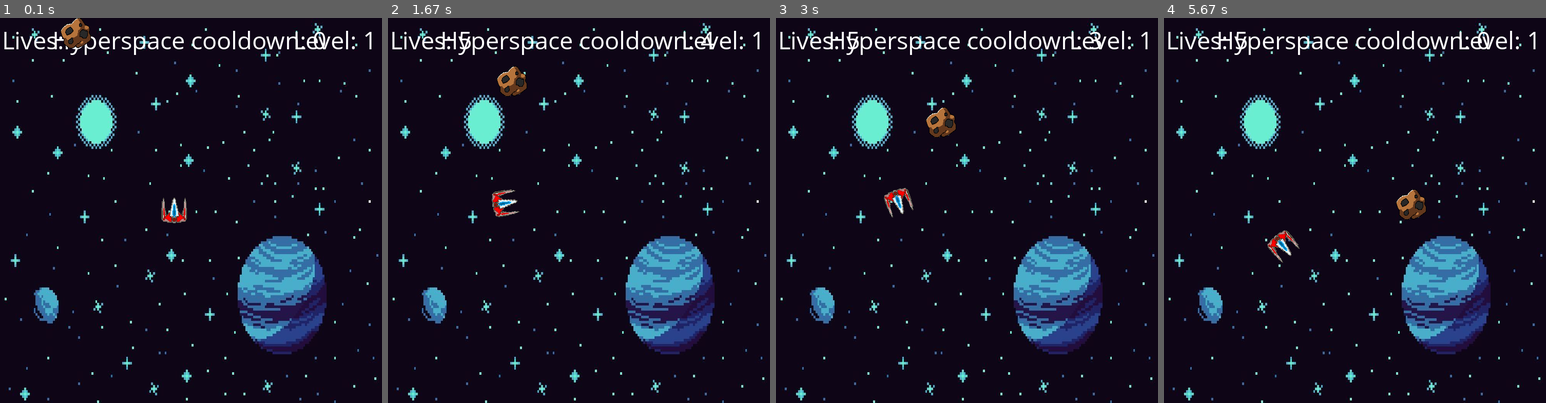
Above: before the commit, frames 1-4 (left to right).
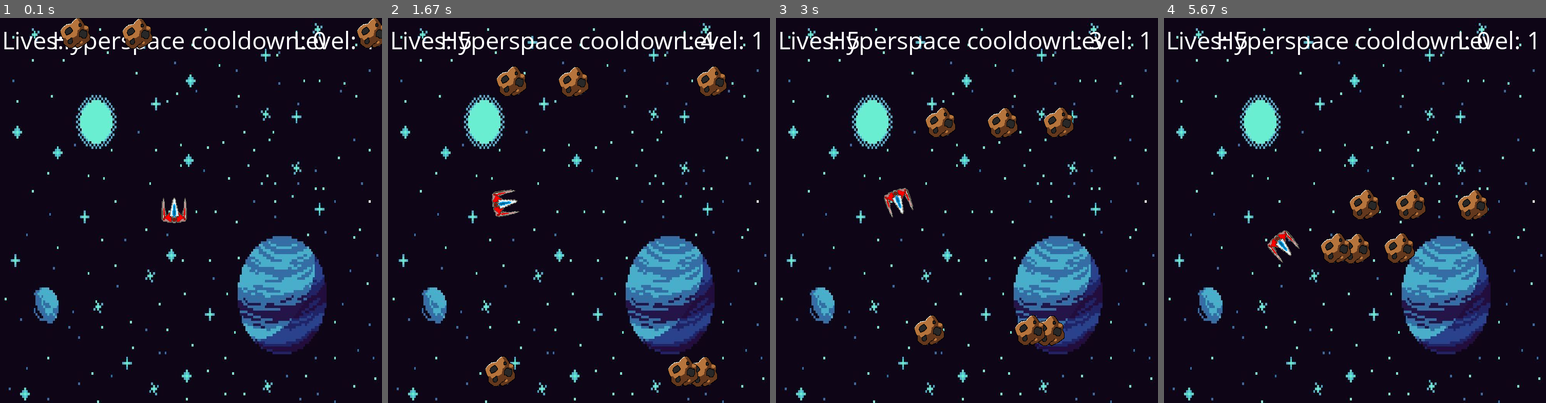
Above: after the commit, the same moments.

Repository: the-bald-lad/Pygame-asteroids
Game: pygame game, started from main.py
The game is run twice, just before and just after one commit, with the same random seed, the same clock (stepped at 60 frames per second) and the same inputs.
Inputs:
- Up to frame 1 (0.1 s): no input
- Up to frame 2 (1.67 s): hold A 0.33-0.87 s; hold A 0.9-1.3 s; tap Space at 0.97, 1.27, 1.4 s; hold W from 1.33 s (still down)
- Up to frame 3 (3 s): release W at 1.7 s; hold D 1.73-2.37 s; tap Space at 1.8, 2.1, 2.47, 2.77, 2.97 s; hold A 2.4-2.87 s; hold D from 2.9 s (still down)
- Up to frame 4 (5.67 s): tap Space at 3.27, 3.47, 3.8, 4.1, 4.3, 4.6, 4.87, 5.17, 5.3 s; release D at 3.37 s; hold W 3.4-3.7 s; hold D 3.73-4.2 s; hold A 4.23-4.77 s; hold A 4.8-5.2 s; hold W 5.23-5.6 s; hold D from 5.63 s (still down)

The runs differ from the first frame. In frame 1, 0.8% of the frame differs, in the area x 15-100%, y 0-8%; in frame 2, 1.9%; in frame 3, 2.0%, in the area x 36-78%, y 23-86%; in frame 4, 2.0%.

Commit message:
made meteors work

Diff:
--- a/main.py
+++ b/main.py
@@ -99,23 +99,31 @@
 
     def move(self):
         if self.sx < WIDTH/2:
-            self.x += 1
-            self.y += 1
+            if self.sy > HEIGHT/2:
+                self.x += 1
+                self.y -= 1
+            else:
+                self.x += 1
+                self.y += 1
         else:
-            self.x -= 1
-            self.y += 1
+            if self.sy > HEIGHT/2:
+                self.x -= 1
+                self.y -=1
+            else:
+                self.x -= 1
+                self.y += 1
 
     def check(self):
-        if self.x > WIDTH+10:
-            self.x = self.sx
-            self.y = self.sy
-        if self.x < -10:
-            self.x = self.sx
-            self.y = self.sy
-        if self.y > WIDTH+10:
-            self.x = self.sx
-            self.y = self.sy
-        if self.y < -10:
+        if self.x > WIDTH+15:
+            self.x = self.sx
+            self.y = self.sy
+        if self.x < -15:
+            self.x = self.sx
+            self.y = self.sy
+        if self.y > WIDTH+15:
+            self.x = self.sx
+            self.y = self.sy
+        if self.y < -15:
             self.x = self.sx
             self.y = self.sy
 
@@ -133,8 +141,11 @@
     player = Ship(WIDTH/2 - 30, HEIGHT/2)
     asts = []
 
-    for i in range(1, 5, round(WIDTH/10)):
-        asts.append(Asteroid(randint(i, WIDTH), randint(-10, 0)))
+    for i in range(3):
+        asts.append(Asteroid(randint(0, WIDTH), randint(-10, 0)))
+
+    for i in range(3):
+        asts.append(Asteroid(randint(0, WIDTH), randint(HEIGHT, HEIGHT+10)))
 
     clock = p.time.Clock()
 
